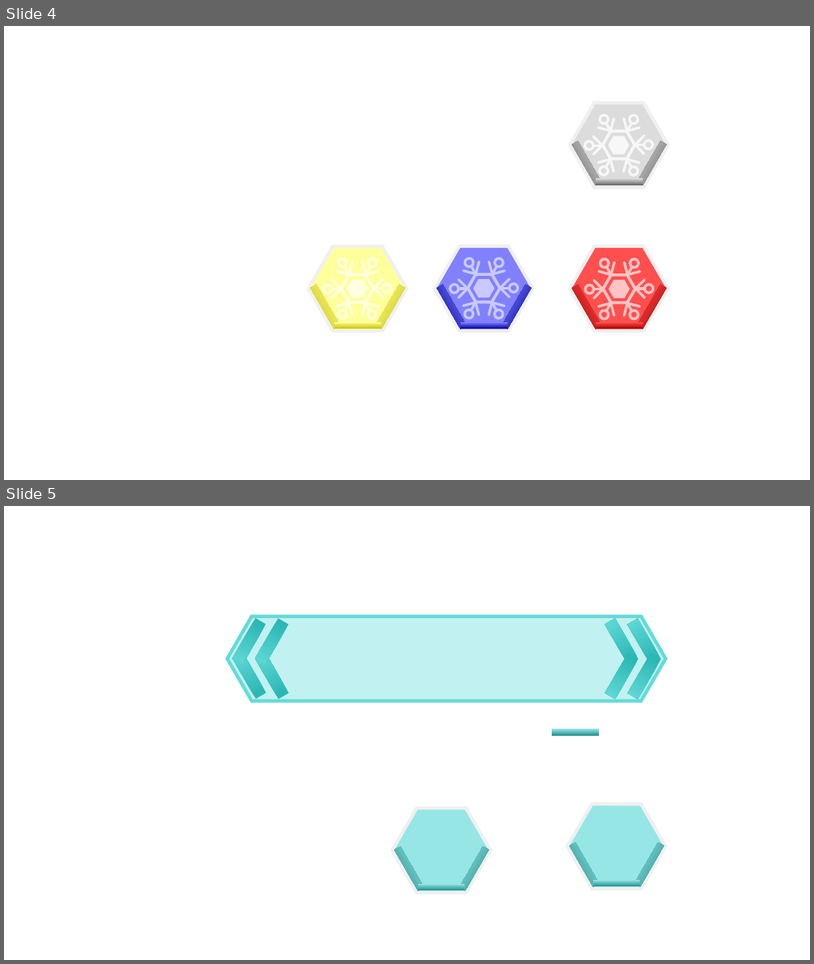
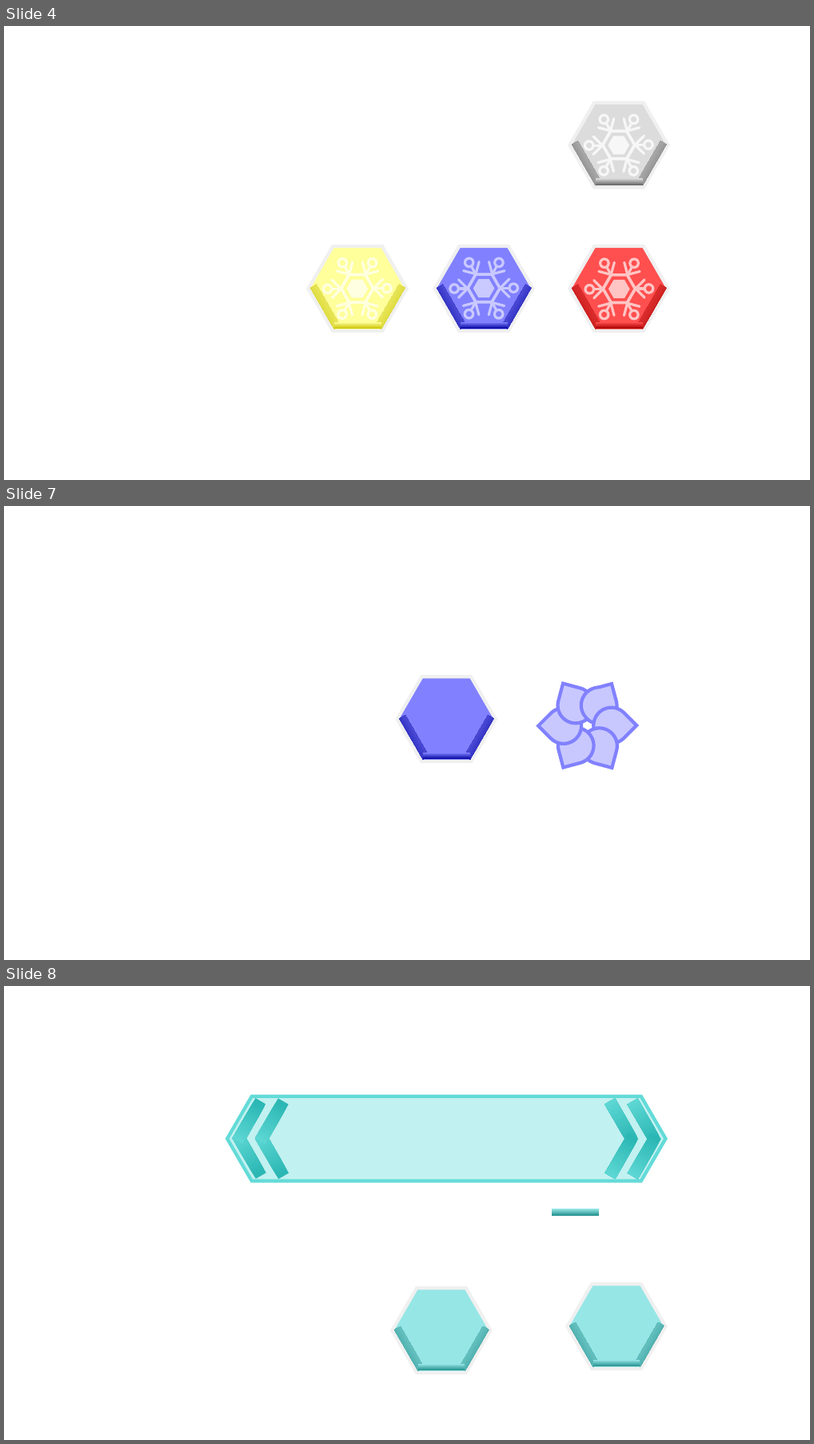
Before and after one commit to SNUGDC/Hextris, a slide deck: Hextris 아트 리소스.pptx. Shown one above the other, each under a label of ours: slides 4 and 5 before the commit, slides 4, 7 and 8 after it; the slides between them are not shown. The pictures are 814x964 and 814x1444 pixels, drawn with LibreOffice and Linux fonts; fonts in the diff are those of the drawing. Boxes give left, top, right and bottom in pixels: in the first picture for what was removed or moved away, otherwise in the second. Text is boxed around its words. In the diff, an @@ line names an element or a change of style, - is before the commit and + after.

```diff
--- a/Hextris 아트 리소스.pptx
+++ b/Hextris 아트 리소스.pptx
@@ slide 7 added at <box>4,506,810,960</box>, background #FFFFFF @@
@@ teardrop added at <box>554,684,598,727</box>, fill #C8C8FF, outline #8181FF 4 pt @@
@@ teardrop added at <box>578,684,622,727</box>, fill #C8C8FF, outline #8181FF 4 pt @@
@@ chord (boxed as its full ellipse) added at <box>582,688,618,723</box>, fill #C8C8FF, outline #8181FF 4 pt @@
@@ chord (boxed as its full ellipse) added at <box>583,688,619,723</box>, fill #C8C8FF @@
@@ teardrop added at <box>538,700,589,751</box>, fill #C8C8FF, outline #8181FF 4 pt @@
@@ teardrop added at <box>586,700,637,751</box>, fill #C8C8FF, outline #8181FF 4 pt @@
@@ teardrop added at <box>554,724,598,767</box>, fill #C8C8FF, outline #8181FF 4 pt @@
@@ teardrop added at <box>578,724,622,768</box>, fill #C8C8FF, outline #8181FF 4 pt @@
@@ group added at <box>398,676,496,761</box>: 3 rectangles, 1 hexagon @@
@@ what was slide 5 is now slide 8 @@
```
Also in this commit, not shown: 2 other slides added, 12 other files.
